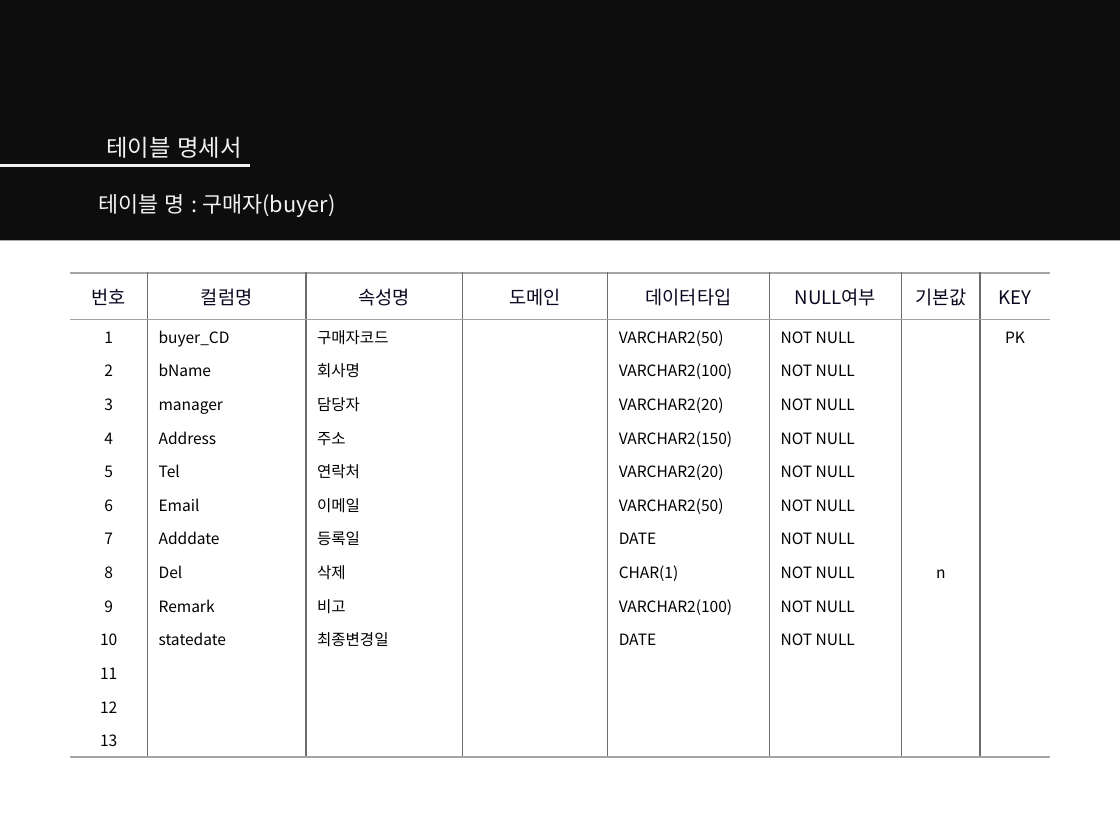
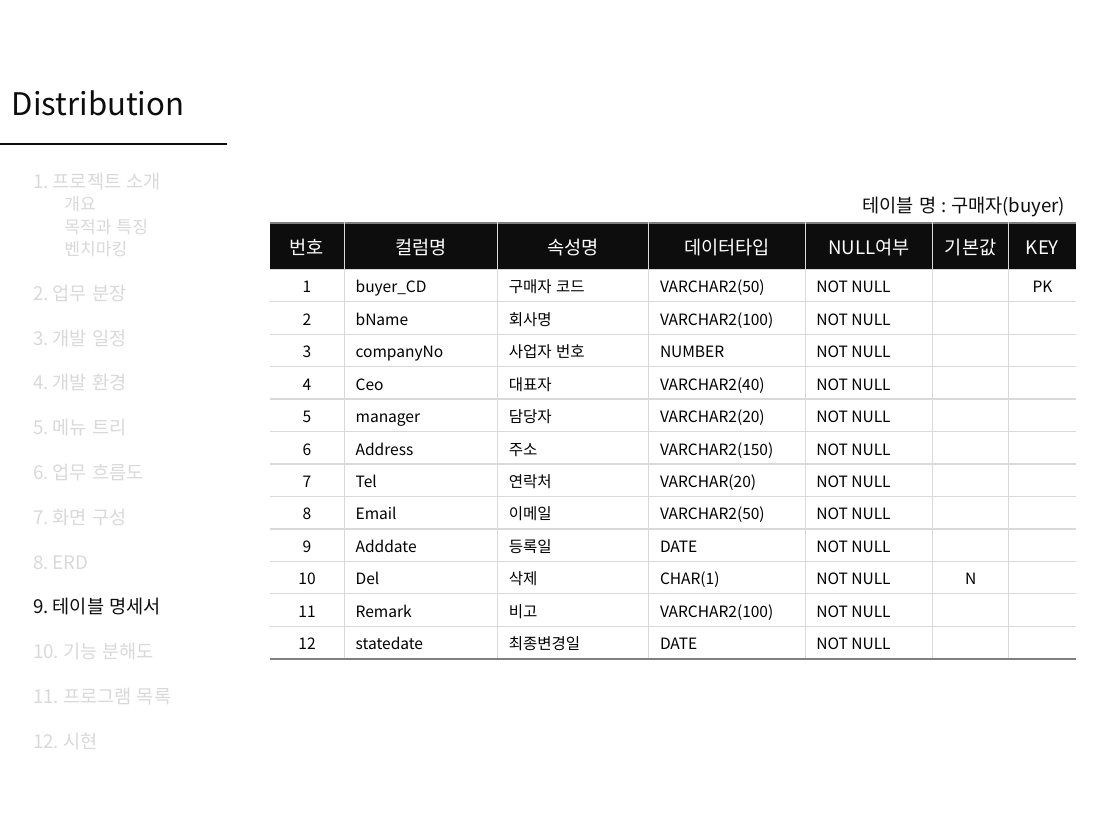
Before and after one commit to Peh9397/Distribution, a slide deck: slide 24 of Distribution.pptx (slide 27 before the commit). Drawn at 1120x840 pixels with LibreOffice and Linux fonts; fonts in the diff are those of the drawing. Boxes give left, top, right and bottom in pixels: in the first picture for what was removed or moved away, otherwise in the second. Text is boxed around its words. In the diff, an @@ line names an element or a change of style, - is before the commit and + after.

Commit message:
발표ppt 전체파일 업로드 2주차 발표자료 정리까지 완료된 상태

```diff
--- a/Distribution.pptx
+++ b/Distribution.pptx
@@ rectangle removed at box(0, 0, 1120, 241) @@
@@ text added at box(12, 90, 185, 116), 20 pt, text #0D0D0D @@
+Distribution
@@ line moved from (0, 166) - (250, 166) to (0, 143) - (227, 143) @@
@@ line (0, 143) - (227, 143): stroke #F2F2F2 1.5 pt to #0D0D0D 1.5 pt @@
@@ text removed at box(106, 136, 241, 158) @@
-테이블 명세서
@@ text added at box(33, 167, 171, 754), 12 pt, text #D9D9D9 @@
+1. 프로젝트 소개
+개요
+목적과 특징
+벤치마킹
+2. 업무 분장
+3. 개발 일정
+4. 개발 환경
+5. 메뉴 트리
+6. 업무 흐름도
+7. 화면 구성
+8. ERD
+9. 테이블 명세서
+10. 기능 분해도
+11. 프로그램 목록
+12. 시현
@@ text "테이블 명 : 구매자(buyer)": place and size @@
-text "테이블 명 : 구매자(buyer)" at box(99, 194, 336, 217)
+text "테이블 명 : 구매자(buyer)" at box(863, 196, 1065, 217)
@@ text "테이블 명 : 구매자(buyer)" at box(863, 196, 1065, 217): size 14 to 12 pt, text colour #F2F2F2 to #0D0D0D; alignment left to right @@
@@ table at box(270, 223, 1077, 660) @@
-번호 | 컬럼명 | 속성명 | 도메인 | 데이터타입 | NULL여부 | 기본값 | KEY
-1 | buyer_CD | 구매자코드 |  | VARCHAR2(50) | NOT NULL |  | PK
-2 | bName | 회사명 |  | VARCHAR2(100) | NOT NULL |  | 
-3 | manager | 담당자 |  | VARCHAR2(20) | NOT NULL |  | 
-4 | Address | 주소 |  | VARCHAR2(150) | NOT NULL |  | 
-5 | Tel | 연락처 |  | VARCHAR2(20) | NOT NULL |  | 
-6 | Email | 이메일 |  | VARCHAR2(50) | NOT NULL |  | 
-7 | Adddate | 등록일 |  | DATE | NOT NULL |  | 
-8 | Del | 삭제 |  | CHAR(1) | NOT NULL | n | 
-9 | Remark | 비고 |  | VARCHAR2(100) | NOT NULL |  | 
-10 | statedate | 최종변경일 |  | DATE | NOT NULL |  | 
-11 |  |  |  |  |  |  | 
-12 |  |  |  |  |  |  | 
-13 |  |  |  |  |  |  | 
+번호 | 컬럼명 | 속성명 | 데이터타입 | NULL여부 | 기본값 | KEY
+1 | buyer_CD | 구매자 코드 | VARCHAR2(50) | NOT NULL |  | PK
+2 | bName | 회사명 | VARCHAR2(100) | NOT NULL |  | 
+3 | companyNo | 사업자 번호 | NUMBER | NOT NULL |  | 
+4 | Ceo | 대표자 | VARCHAR2(40) | NOT NULL |  | 
+5 | manager | 담당자 | VARCHAR2(20) | NOT NULL |  | 
+6 | Address | 주소 | VARCHAR2(150) | NOT NULL |  | 
+7 | Tel | 연락처 | VARCHAR(20) | NOT NULL |  | 
+8 | Email | 이메일 | VARCHAR2(50) | NOT NULL |  | 
+9 | Adddate | 등록일 | DATE | NOT NULL |  | 
+10 | Del | 삭제 | CHAR(1) | NOT NULL | N | 
+11 | Remark | 비고 | VARCHAR2(100) | NOT NULL |  | 
+12 | statedate | 최종변경일 | DATE | NOT NULL |  | 
@@ table: place and size @@
-table at box(69, 273, 1051, 750)
+table at box(270, 223, 1077, 660)
```
Also in this commit, not shown: 14 other slides changed, 2 slides removed.
